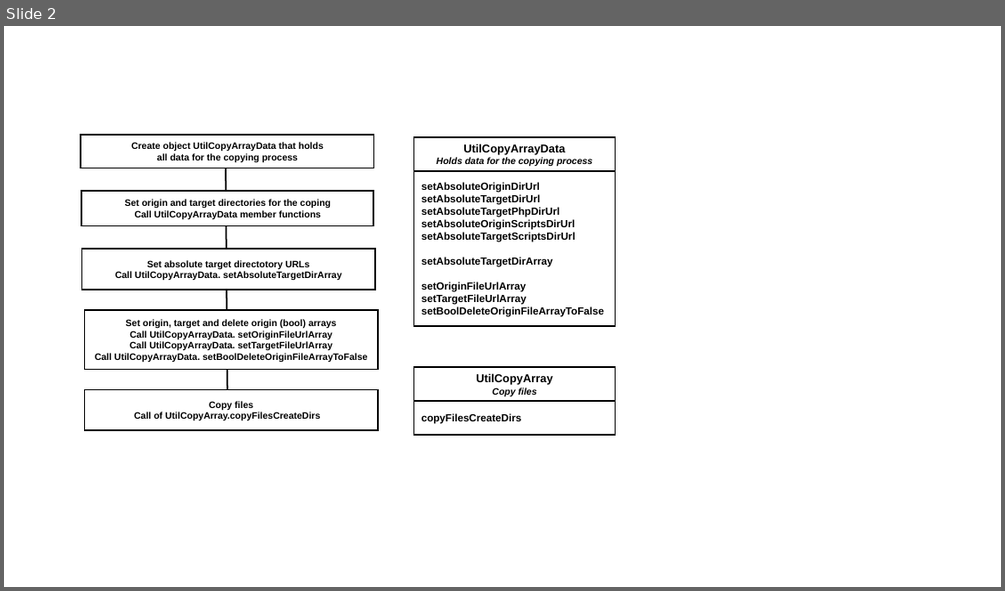
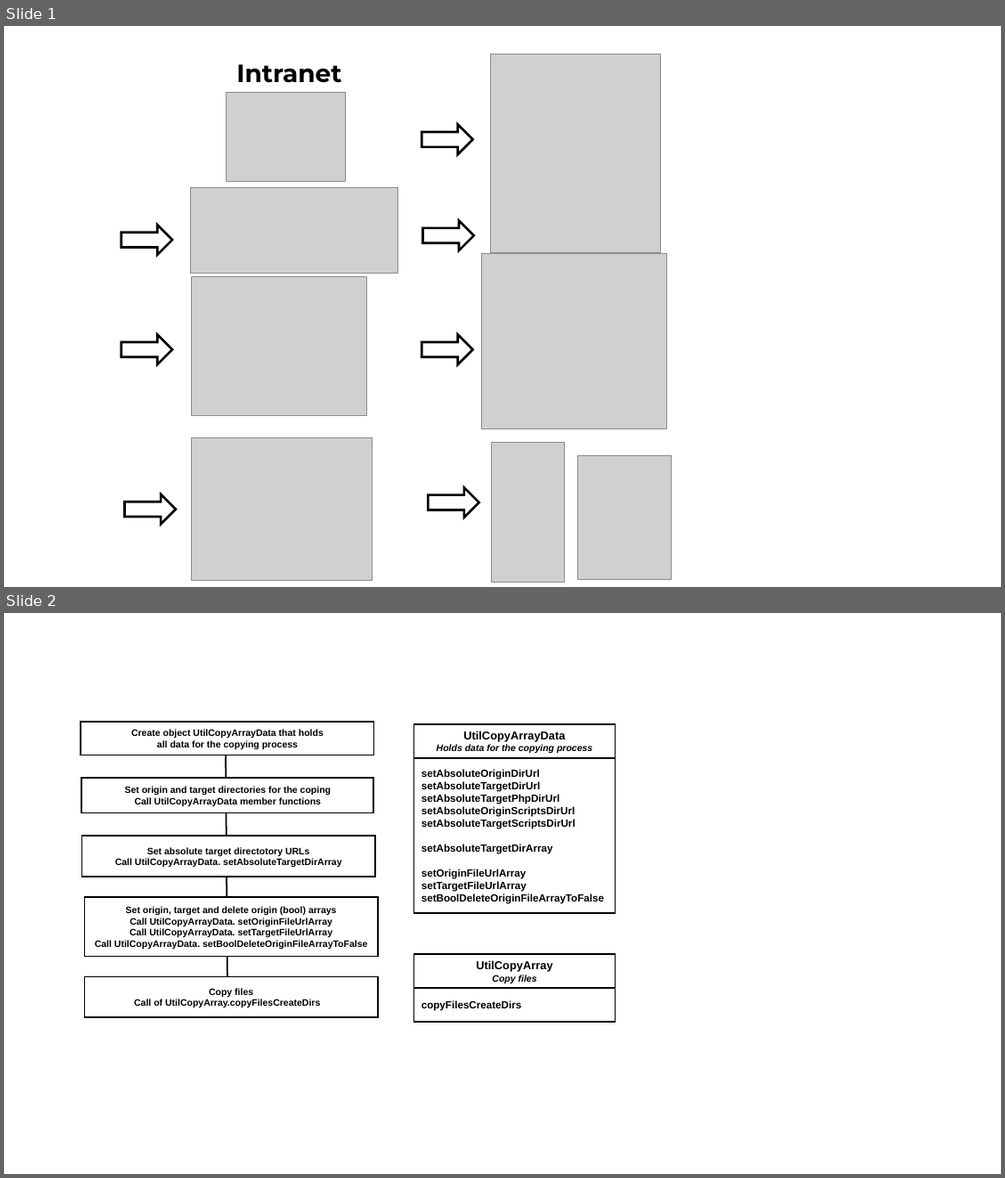
Before and after one commit to JazzLiveAarau/WwwReservationLayout, a slide deck: Description/ResrvationNewLayout.pptx. Shown one above the other, each under a label of ours: slide 2 before the commit, slides 1 and 2 after it. The pictures are 1005x591 and 1005x1178 pixels, drawn with LibreOffice and Linux fonts; fonts in the diff are those of the drawing; grey boxes stand for pictures. Boxes give left, top, right and bottom in pixels: in the first picture for what was removed or moved away, otherwise in the second. Text is boxed around its words. In the diff, an @@ line names an element or a change of style, - is before the commit and + after.

```diff
--- a/Description/ResrvationNewLayout.pptx
+++ b/Description/ResrvationNewLayout.pptx
@@ slide 1 added at (4,26,1001,587), background #FFFFFF @@
@@ text added at (236,64,341,83), 24 pt, text #000000, bold @@
+Intranet
@@ picture added at (490,54,661,253) @@
@@ picture added at (226,92,345,181) @@
@@ right arrow added at (422,125,473,155), outline #000000 2.25 pt @@
@@ picture added at (190,187,398,272) @@
@@ right arrow added at (121,224,172,255), outline #000000 2.25 pt @@
@@ right arrow added at (423,220,474,250), outline #000000 2.25 pt @@
@@ picture added at (481,253,666,428) @@
@@ picture added at (191,277,367,417) @@
@@ right arrow added at (121,335,172,365), outline #000000 2.25 pt @@
@@ right arrow added at (422,335,473,365), outline #000000 2.25 pt @@
@@ picture added at (191,438,372,580) @@
@@ picture added at (491,443,564,581) @@
@@ picture added at (577,455,671,580) @@
@@ right arrow added at (124,494,175,524), outline #000000 2.25 pt @@
@@ right arrow added at (428,487,479,517), outline #000000 2.25 pt @@
```
Also in this commit, not shown: 1 slide removed, 4 other files.
